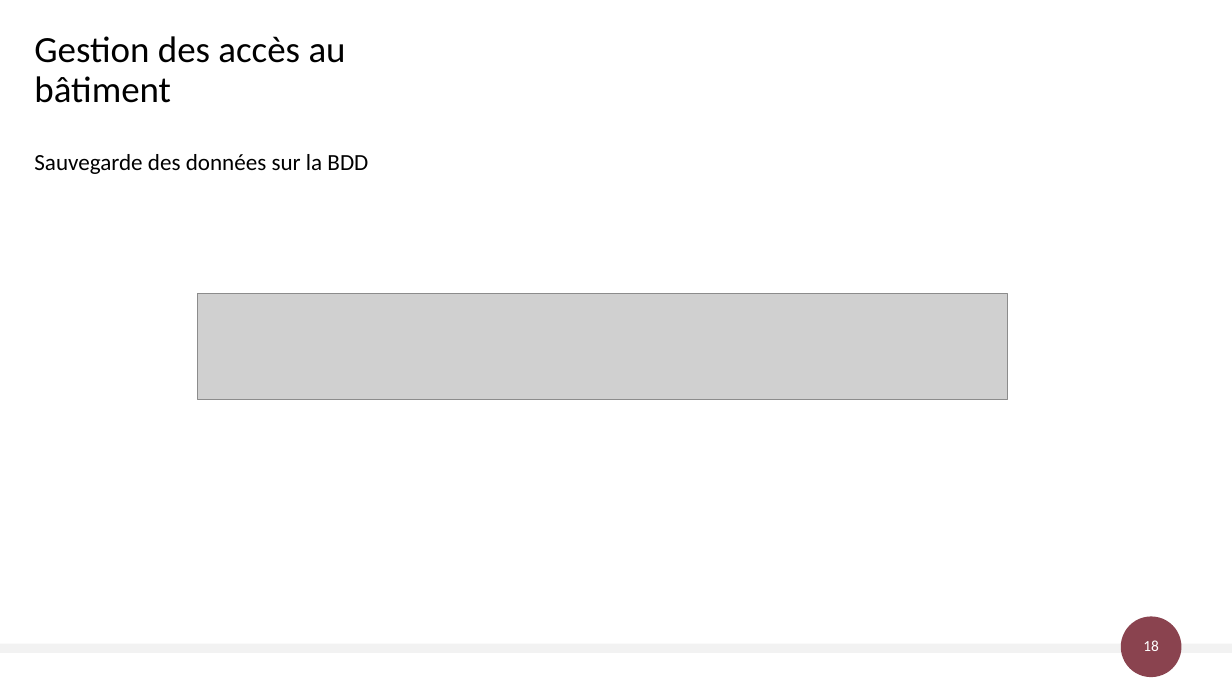
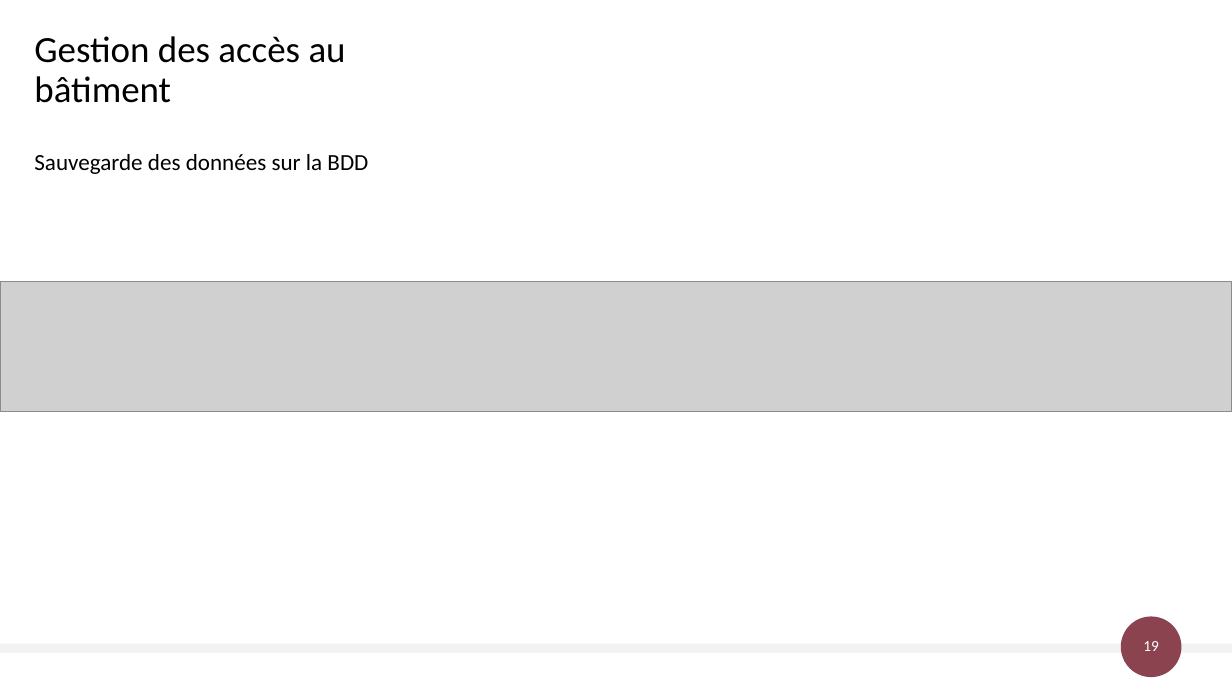
Before and after one commit to AlexandreSaxemard/GestionAccesBatiment, a slide deck: slide 19 of Docs/Gestion des accès au bâtiment.pptx (slide 18 before the commit). Drawn at 1232x693 pixels with LibreOffice and Linux fonts; fonts in the diff are those of the drawing; grey boxes stand for pictures. Boxes give left, top, right and bottom in pixels: in the first picture for what was removed or moved away, otherwise in the second. Text is boxed around its words. In the diff, an @@ line names an element or a change of style, - is before the commit and + after.

```diff
--- a/Docs/Gestion des accès au bâtiment.pptx
+++ b/Docs/Gestion des accès au bâtiment.pptx
@@ picture: place and size @@
-picture at (198,294,1007,399)
+picture at (0,281,1232,411)
@@ page number at (1143,641,1159,651): text changed @@
-18
+19
```
Also in this commit, not shown: 1 other slide changed, 1 slide added.
